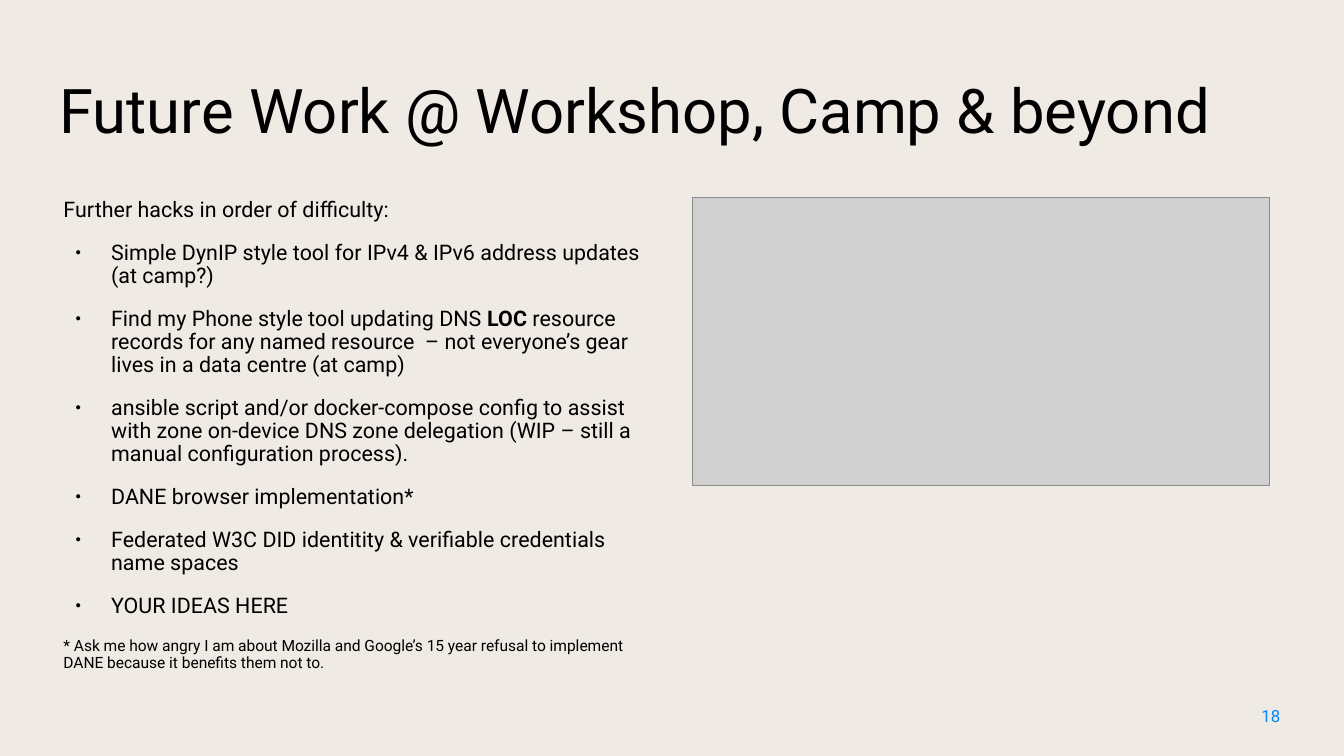
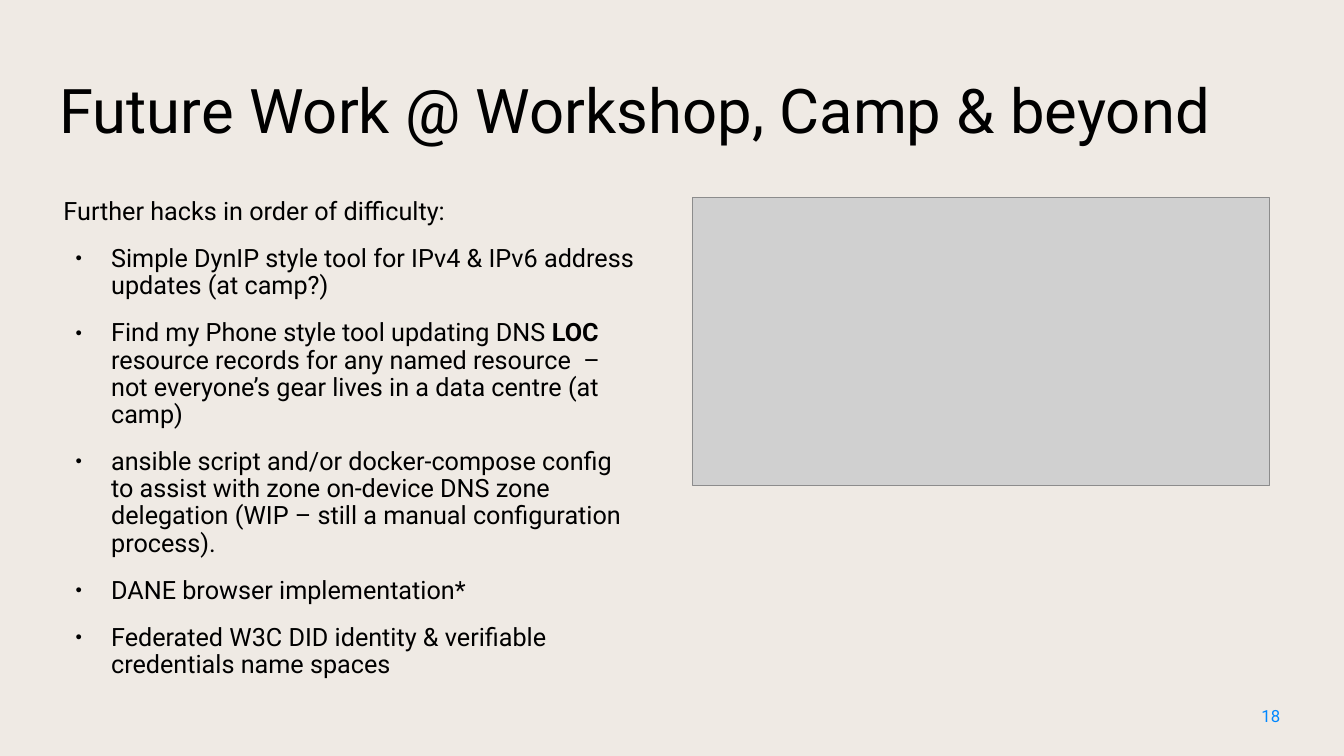
Before and after one commit to NetworkCommons/sig0namectl, a slide deck: slide 18 of docs/20230815 CCCamp 2023 To Name is to Own.odp. Drawn at 1344x756 pixels with LibreOffice and Linux fonts; fonts in the diff are those of the drawing; grey boxes stand for pictures. Boxes give left, top, right and bottom in pixels: in the first picture for what was removed or moved away, otherwise in the second. Text is boxed around its words. In the diff, an @@ line names an element or a change of style, - is before the commit and + after.

Commit message:
adds CCCamp 23 presentation

```diff
--- a/docs/20230815 CCCamp 2023 To Name is to Own.odp
+++ b/docs/20230815 CCCamp 2023 To Name is to Own.odp
@@ text at (63, 201, 634, 604): size 15.3 to 18 pt in "Further hacks in order of difficulty:", "Simple DynIP style tool for IPv4 & ...", "Find my Phone style tool updating DNS ...", "ansible script and/or docker-compose config to assist ..." and 1 more places @@
@@ text at (111, 627, 546, 678): text changed; size 11.1 to 18 pt @@
-● Federated W3C DID identitity & verifiable credentials name spaces
-● YOUR IDEAS HERE
-* Ask me how angry I am about Mozilla and Google’s 15 year refusal to implement DANE because it benefits them not to.
+● Federated W3C DID identity & verifiable credentials name spaces
```
Also in this commit, not shown: 1 other file.
